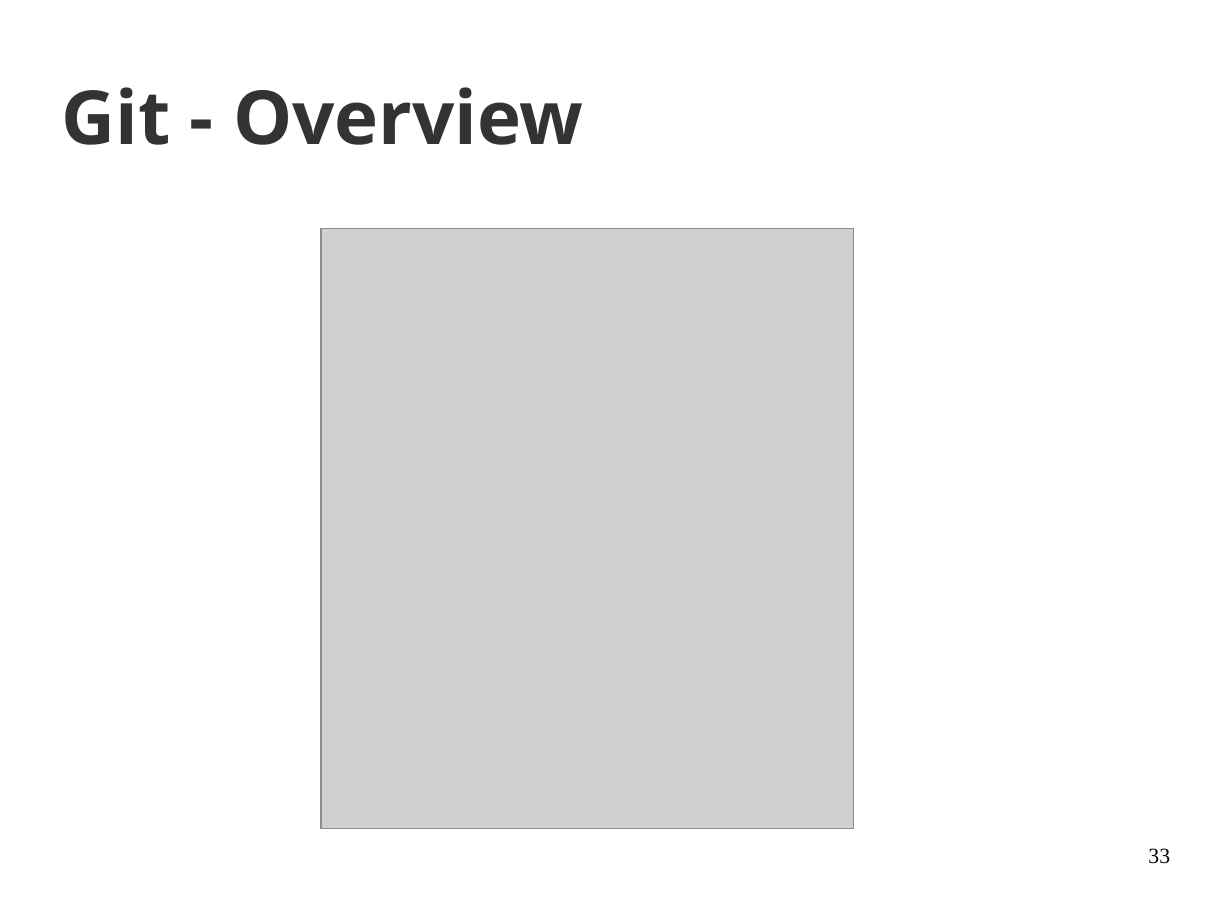
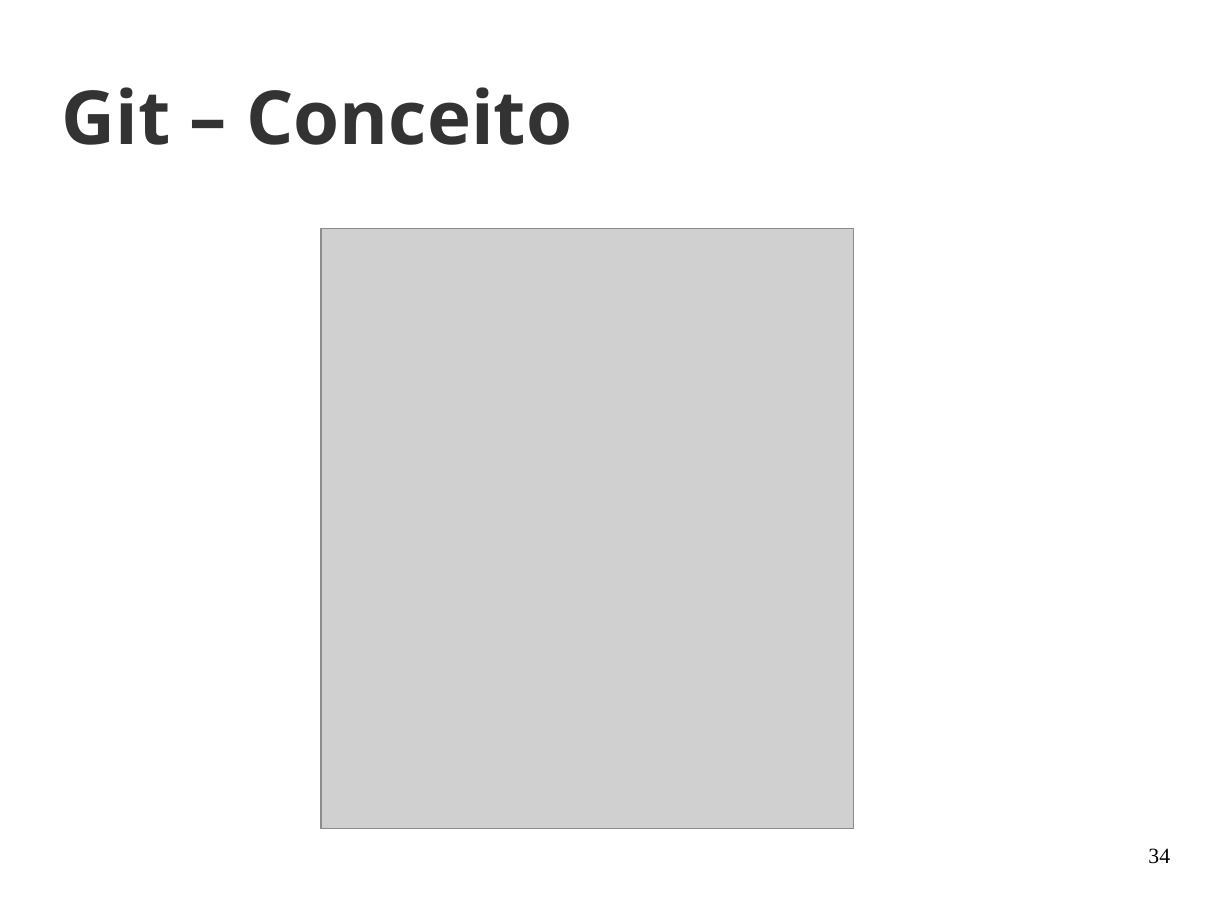
Before and after one commit to joaohelio/eng_de_software, a slide deck: slide 34 of Aulas/20170429/aula_2.odp (slide 33 before the commit). Drawn at 1232x924 pixels with LibreOffice and Linux fonts; fonts in the diff are those of the drawing; grey boxes stand for pictures; background and template pictures are left out. Boxes give left, top, right and bottom in pixels: in the first picture for what was removed or moved away, otherwise in the second. Text is boxed around its words. In the diff, an @@ line names an element or a change of style, - is before the commit and + after.

```diff
--- a/Aulas/20170429/aula_2.odp
+++ b/Aulas/20170429/aula_2.odp
@@ title at [62, 87, 572, 145]: text changed @@
-Git - Overview
+Git – Conceito
@@ page number at [1148, 848, 1170, 864]: text changed @@
-33
+34
```
Also in this commit, not shown: 4 other slides changed, 2 slides added, 1 slide removed.
